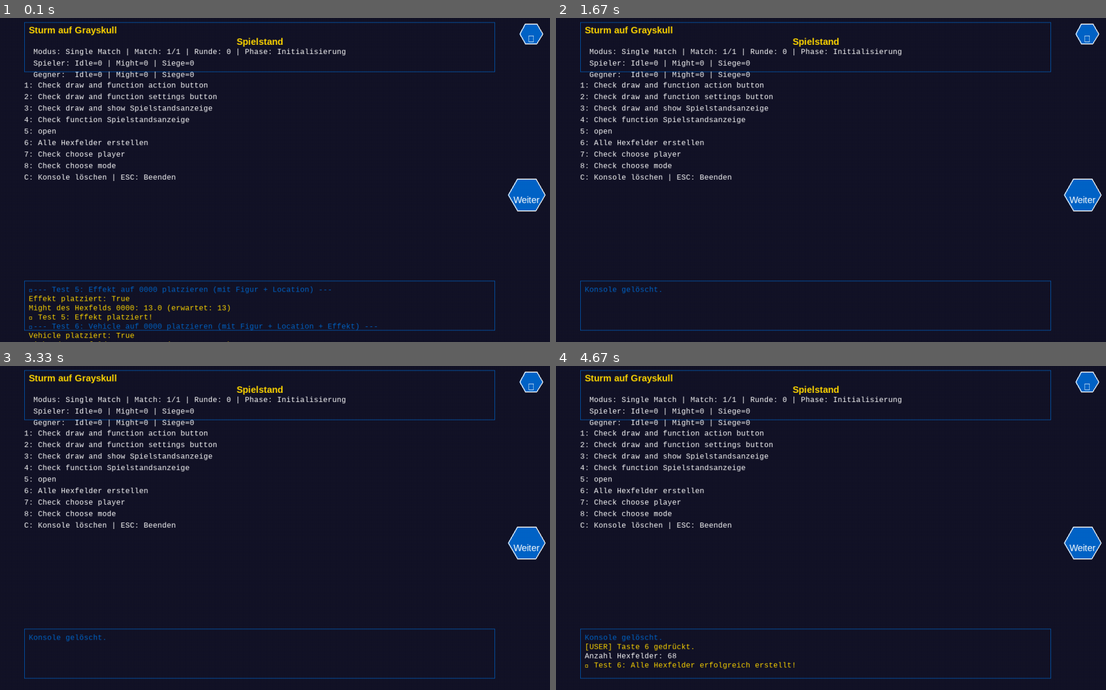
Above: before the commit, frames 1-4 (two rows, left to right).
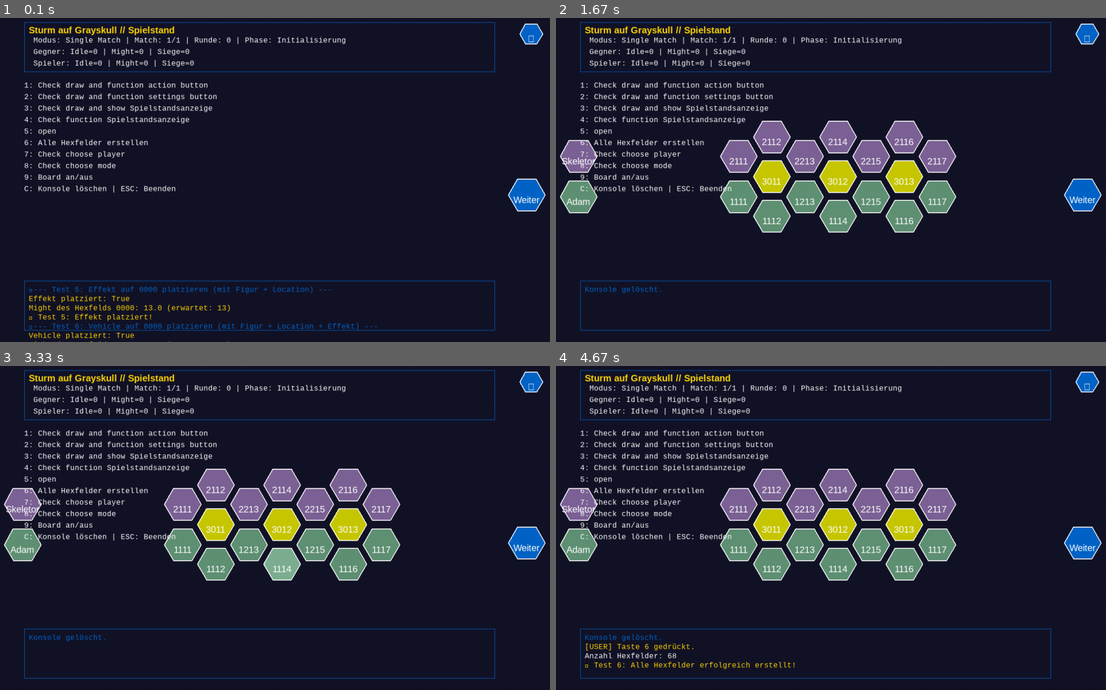
Above: after the commit, the same moments.

Repository: falkstergaming/Assault
Game: pygame game, started from main.py
Same seed, same stepped clock (60 frames per second), same inputs: the game is played once before the commit and once after it.
Inputs (mouse positions are in pixels of both pictures, inside the frame that each line leads up to):
- Up to frame 1 (0.1 s): no input
- Up to frame 2 (1.67 s): hold 9 0.33-0.8 s; move the mouse to (792, 189) at 0.37 s; click (1023, 215) at 0.88 s; tap C at 1.23, 1.53 s; click (814, 215) at 1.25 s
- Up to frame 3 (3.33 s): press the mouse at (467, 563) at 2.03 s; move the mouse to (374, 537) at 2.13 s; release the mouse at (286, 511) at 2.27 s; click (423, 644) at 2.38 s; click (280, 570) at 3.22 s
- Up to frame 4 (4.67 s): click (781, 625) at 3.55 s; tap C at 4.47 s; click (1007, 518) at 4.48 s; tap 6 at 4.55 s

The runs differ from the first frame. In frame 1, 1.7% of the frame differs, in the area x 4-63%, y 2-54%; in frame 2, 12%; in frame 3, 12%, in the area x 0-73%, y 2-67%; in frame 4, 12%.

Commit message:
Board rendering 1xxx bis 3xxx

Diff:
--- /dev/null
+++ b/interfaces/renderer/pygame/components/board_renderer.py
@@ -0,0 +1,248 @@
+"""
+BoardRenderer - Komponente für das Rendern des Spielfelds.
+Zeichnet HexButtons für alle Board-Felder mit korrekten Positionen.
+
+Positionen basieren auf dem alten POC (GlobalConstants.BOARD_POSITIONS).
+"""
+
+import pygame
+from typing import Dict, Optional, Tuple
+from core.game.board import Board
+from core.utils.hex_id import HexID
+from core.utils.global_constants import (
+    COLORS,
+    FACTION_COLORS,
+    HEX_SIZE,
+    HEX_SPACING
+)
+from interfaces.renderer.pygame.components.button import HexButton
+
+
+class BoardRenderer:
+    """
+    Rendert das Spielfeld mit HexButtons für alle Felder.
+
+    - Erstellt HexButtons für 000x, 1xxx, 2xxx, 3xxx Felder
+    - Zeigt Faction-Namen auf 0001/0002 an (Default: Adam/Skeletor)
+    - Zeichnet Idle-Rahmen in Faction-Farbe wenn kontrolliert
+    """
+
+    # Relative Positionen (vom Zentrum aus) - aus altem POC
+    # HEX_HORIZ_DISTANCE = 80 * 1.5 = 120
+    # VERT_OFFSET = 80 * 0.25 = 20
+    # BOARD_CENTER = (600, 400) für 1200x800 Screen
+    # Für 1280x720 Screen: BOARD_CENTER = (640, 360)
+
+    BOARD_POSITIONS = {
+        # Faction Indicator (000x)
+        "0001": {"x": -4.3, "y": 2.2},   # Spieler-Faction (links neben Spieler-Lane)
+        "0002": {"x": -4.3, "y": -2.2},  # Gegner-Faction (links neben Gegner-Lane)
+
+        # Idle-Felder (mittlere Reihe)
+        "3011": {"x": -0.8, "y": 0},
+        "3012": {"x": 0.4, "y": 0},
+        "3013": {"x": 1.6, "y": 0},
+
+        # Gegner-Felder (2xxx)
+        "2111": {"x": -1.4, "y": -2.2},   # unten
+        "2112": {"x": -0.8, "y": -4.3},   # oben
+        "2213": {"x": -0.2, "y": -2.2},   # unten
+        "2114": {"x": 0.4, "y": -4.3},    # oben
+        "2215": {"x": 1.0, "y": -2.2},   # unten
+        "2116": {"x": 1.6, "y": -4.3},    # oben
+        "2117": {"x": 2.2, "y": -2.2},   # unten
+
+        # Spieler-Felder (1xxx)
+        "1111": {"x": -1.4, "y": 2.2},    # unten
+        "1112": {"x": -0.8, "y": 4.3},    # oben
+        "1213": {"x": -0.2, "y": 2.2},    # unten
+        "1114": {"x": 0.4, "y": 4.3},     # oben
+        "1215": {"x": 1.0, "y": 2.2},    # unten
+        "1116": {"x": 1.6, "y": 4.3},     # oben
+        "1117": {"x": 2.2, "y": 2.2},    # unten
+    }
+
+    def __init__(self, board: Board, screen_width: int = 1280, screen_height: int = 720):
+        """
+        Initialisiert den BoardRenderer.
+
+        Args:
+            board: Das Board-Objekt
+            screen_width: Bildschirmbreite (default 1280)
+            screen_height: Bildschirmhöhe (default 720)
+        """
+        self.board = board
+        self.screen_width = screen_width
+        self.screen_height = screen_height
+        self.hex_buttons: Dict[str, HexButton] = {}
+        self.is_visible = False
+
+        # Berechne Board-Zentrum
+        self.board_center_x = screen_width // 2
+        self.board_center_y = screen_height // 2
+
+        # Berechne Distanzen
+        self.hex_horiz_distance = HEX_SIZE["width"] * 1.5  # 120
+        self.vert_offset = HEX_SIZE["height"] * 0.25     # 20
+
+        # Default Factions für 0001/0002
+        self.player_faction = "Adam"
+        self.opponent_faction = "Skeletor"
+
+    def toggle_visibility(self) -> None:
+        """Schaltet die Sichtbarkeit des Boards um."""
+        self.is_visible = not self.is_visible
+
+    def set_factions(self, player_faction: str, opponent_faction: str) -> None:
+        """Setzt die Factions für die Anzeige auf 0001/0002."""
+        self.player_faction = player_faction
+        self.opponent_faction = opponent_faction
+        # Aktualisiere die HexButtons für 0001/0002
+        self._update_faction_buttons()
+
+    def _update_faction_buttons(self) -> None:
+        """Aktualisiert die Text-Beschriftung der Faction-Hexfelder."""
+        if "0001" in self.hex_buttons:
+            self.hex_buttons["0001"].text = self.player_faction
+        if "0002" in self.hex_buttons:
+            self.hex_buttons["0002"].text = self.opponent_faction
+
+    def _calculate_absolute_position(self, hex_id: HexID) -> Tuple[int, int]:
+        """
+        Berechnet die absolute (x, y)-Position für ein Hexfeld.
+
+        Args:
+            hex_id: Die HexID
+
+        Returns:
+            Tuple (x, y) in Pixel-Koordinaten
+        """
+        rel_pos = self.BOARD_POSITIONS.get(hex_id.raw_id)
+        if rel_pos is None:
+            # Standard-Position falls nicht definiert
+            return (0, 0)
+
+        x = self.board_center_x + rel_pos["x"] * self.hex_horiz_distance
+        y = self.board_center_y + rel_pos["y"] * self.vert_offset
+
+        return (int(x), int(y))
+
+    def _get_field_color(self, hex_id: HexID) -> Tuple[int, int, int]:
+        """
+        Bestimmt die Farbe eines Hexfelds basierend auf seinem Bereich.
+
+        Args:
+            hex_id: Die HexID
+
+        Returns:
+            RGB-Farbtuple
+        """
+        # Faction Indicator (0001/0002) - nutzen Faction-Farben
+        if hex_id.raw_id == "0001":
+            return FACTION_COLORS.get(self.player_faction, {}).get("primary", COLORS["primary"])
+        elif hex_id.raw_id == "0002":
+            return FACTION_COLORS.get(self.opponent_faction, {}).get("primary", COLORS["primary"])
+
+        # Idle-Felder (3xxx)
+        elif hex_id.area == 3:
+            return COLORS.get("idle_neutral", (200, 200, 0))
+
+        # Spieler-Felder (1xxx)
+        elif hex_id.area == 1:
+            return FACTION_COLORS.get(self.player_faction, {}).get("primary", (0, 255, 0))
+
+        # Gegner-Felder (2xxx)
+        elif hex_id.area == 2:
+            return FACTION_COLORS.get(self.opponent_faction, {}).get("primary", (128, 0, 128))
+
+        # Default
+        return COLORS["background"]
+
+    def _get_field_text(self, hex_id: HexID) -> str:
+        """
+        Bestimmt den Text für ein Hexfeld.
+
+        Args:
+            hex_id: Die HexID
+
+        Returns:
+            Text-String
+        """
+        # Faction Indicator zeigen Faction-Namen
+        if hex_id.raw_id == "0001":
+            return self.player_faction
+        elif hex_id.raw_id == "0002":
+            return self.opponent_faction
+
+        # Andere Felder zeigen Hex-ID (kurz)
+        return hex_id.raw_id
+
+    def create_hex_buttons(self) -> None:
+        """Erstellt HexButtons für alle relevanten Board-Felder."""
+        for hex_id in self.board._valid_hex_ids:
+            # Nur 000x, 1xxx, 2xxx, 3xxx Felder rendern
+            if hex_id.area not in [0, 1, 2, 3]:
+                continue
+
+            # Nur wenn Position definiert ist
+            if hex_id.raw_id not in self.BOARD_POSITIONS:
+                continue
+
+            x, y = self._calculate_absolute_position(hex_id)
+            color = self._get_field_color(hex_id)
+            text = self._get_field_text(hex_id)
+
+            # HexButton erstellen (Größe = HEX_SIZE["width"])
+            button = HexButton(
+                x=x - HEX_SIZE["width"] // 2,  # Zentrieren
+                y=y - HEX_SIZE["height"] // 2,
+                size=HEX_SIZE["width"],
+                color=color,
+                text=text,
+                hex_id=hex_id.raw_id
+            )
+            self.hex_buttons[hex_id.raw_id] = button
+
+    def render(self, surface: pygame.Surface) -> None:
+        """
+        Rendert alle HexButtons auf die Oberfläche.
+
+        Args:
+            surface: Pygame-Oberfläche
+        """
+        if not self.is_visible:
+            return
+
+        # Alle HexButtons zeichnen
+        for button in self.hex_buttons.values():
+            button.render(surface)
+
+        # Idle-Rahmen zeichnen (falls kontrolliert)
+        self._draw_idle_controls(surface)
+
+    def _draw_idle_controls(self, surface: pygame.Surface) -> None:
+        """Zeichnet farbige Rahmen um kontrollierte Idle-Felder."""
+        for idle_id in ["3011", "3012", "3013"]:
+            controller = self.board.get_idle_controller(HexID(idle_id))
+            if controller and idle_id in self.hex_buttons:
+                button = self.hex_buttons[idle_id]
+                faction_color = FACTION_COLORS.get(controller, {}).get("primary", COLORS["highlight"])
+                # Rahmen um das Hexagon zeichnen
+                pygame.draw.polygon(surface, faction_color, button.points, 3)
+
+    def handle_event(self, event: pygame.event.Event) -> bool:
+        """
+        Behandelt Events für HexButtons.
+        Gibt True zurück, wenn ein Button geklickt wurde.
+        """
+        if not self.is_visible:
+            return False
+
+        for button in self.hex_buttons.values():
+            if button.handle_event(event):
+                return True
+        return False
+
+    def get_button(self, hex_id: str) -> Optional[HexButton]:
+        """Gibt den HexButton für eine Hex-ID zurück."""
+        return self.hex_buttons.get(hex_id)
--- a/interfaces/renderer/pygame/components/game_status.py
+++ b/interfaces/renderer/pygame/components/game_status.py
@@ -91,6 +91,12 @@
         """
         Rendert die Spielstandsanzeige auf der Oberfläche.
 
+        Layout:
+        - Zeile 1: Titel + Spielstandsbezeichnung (z.B. "Sturm auf Grayskull // Spielstand")
+        - Zeile 2: Modus, Match, Runde, Phase
+        - Zeile 3: Gegner-Stats (oben)
+        - Zeile 4: Spieler-Stats (unten)
+
         Args:
             surface: Pygame-Oberfläche zum Zeichnen
         """
@@ -108,44 +114,41 @@
         lang = self.settings.language if self.settings else "en"
         t = TRANSLATIONS.get(lang, TRANSLATIONS["en"])
 
-        # --- Titel ---
-        # Game Title (klein, oben links)
-        game_title_surface = self.title_font.render(t["game_title"], True, COLORS["highlight"])
-        game_title_x = self.x + 10
-        surface.blit(game_title_surface, (game_title_x, self.y + 5))
+        # --- Zeile 1: Titel + Spielstandsbezeichnung ---
+        # Kombinierter Text: "Sturm auf Grayskull // Spielstand"
+        title_text = f"{t['game_title']} // {t['stats_title']}"
+        title_surface = self.title_font.render(title_text, True, COLORS["highlight"])
+        title_x = self.x + 10
+        title_y = self.y + 5
+        surface.blit(title_surface, (title_x, title_y))
 
-        # Stats Title (zentriert)
-        stats_title_surface = self.title_font.render(t["stats_title"], True, COLORS["highlight"])
-        stats_title_x = self.x + self.display_width // 2 - stats_title_surface.get_width() // 2
-        surface.blit(stats_title_surface, (stats_title_x, self.y + 30))
-
-        # --- Erste Zeile: Modus, Match, Runde, Phase ---
-        line1_parts = [
+        # --- Zeile 2: Modus, Match, Runde, Phase ---
+        line2_parts = [
             f"{t['mode']}: {self.game_data['modus']}",
             f"{t['match']}: {self.game_data['match_count']}",
             f"{t['round']}: {self.game_data['round_count']}",
             f"{t['phase']}: {self.game_data['phase']}"
         ]
-        line1_text = " | ".join(line1_parts)
-        line1_surface = self.stat_font.render(line1_text, True, COLORS["text"])
-        line1_x = self.x + 20
-        line1_y = self.y + 55
-        surface.blit(line1_surface, (line1_x, line1_y))
+        line2_text = " | ".join(line2_parts)
+        line2_surface = self.stat_font.render(line2_text, True, COLORS["text"])
+        line2_x = self.x + 20
+        line2_y = title_y + 25
+        surface.blit(line2_surface, (line2_x, line2_y))
 
-        # --- Zweite Zeile: SpielerStats ---
+        # --- Zeile 3: GegnerStats (oben) ---
+        opponent_text = (f"{t['opponent']}: {t['idle']}={self.game_data['opponent']['idle_count']} | "
+                       f"{t['might']}={self.game_data['opponent']['might']} | "
+                       f"{t['wins']}={self.game_data['opponent']['matches_won']}")
+        opponent_surface = self.stat_font.render(opponent_text, True, COLORS["text"])
+        opponent_x = self.x + 20
+        opponent_y = line2_y + 25
+        surface.blit(opponent_surface, (opponent_x, opponent_y))
+
+        # --- Zeile 4: SpielerStats (unten) ---
         player_text = (f"{t['player']}: {t['idle']}={self.game_data['player']['idle_count']} | "
                       f"{t['might']}={self.game_data['player']['might']} | "
                       f"{t['wins']}={self.game_data['player']['matches_won']}")
         player_surface = self.stat_font.render(player_text, True, COLORS["text"])
         player_x = self.x + 20
-        player_y = line1_y + 25
+        player_y = opponent_y + 25
         surface.blit(player_surface, (player_x, player_y))
-
-        # --- Dritte Zeile: GegnerStats ---
-        opponent_text = (f"{t['opponent']}:  {t['idle']}={self.game_data['opponent']['idle_count']} | "
-                       f"{t['might']}={self.game_data['opponent']['might']} | "
-                       f"{t['wins']}={self.game_data['opponent']['matches_won']}")
-        opponent_surface = self.stat_font.render(opponent_text, True, COLORS["text"])
-        opponent_x = self.x + 20
-        opponent_y = player_y + 25
-        surface.blit(opponent_surface, (opponent_x, opponent_y))
--- a/simulation.py
+++ b/simulation.py
@@ -28,6 +28,7 @@
 from interfaces.renderer.pygame.components.game_status import GameStatusDisplay
 from interfaces.renderer.pygame.components.settings_menu import SettingsMenu
 from core.tests.init_test import InitTest
+from interfaces.renderer.pygame.components.board_renderer import BoardRenderer
 
 # --- JSON-Daten laden (mit globalen Konstanten) ---
 # Basisverzeichnis (Ordner der simulation.py)
@@ -86,6 +87,7 @@
     "6: Alle Hexfelder erstellen",
     "7: Check choose player",
     "8: Check choose mode",
+    "9: Board an/aus",
     "C: Konsole löschen | ESC: Beenden"
 ]
 
@@ -107,6 +109,10 @@
 
     # Board initialisieren
     board = Board()
+
+    # BoardRenderer erstellen (erst später aktiviert mit Taste 9)
+    board_renderer = BoardRenderer(board, SCREEN_WIDTH, SCREEN_HEIGHT)
+    board_renderer.create_hex_buttons()
 
     # Screen und Console erstellen
     screen = Screen(SCREEN_WIDTH, SCREEN_HEIGHT)
@@ -167,7 +173,7 @@
 
     # --- Konsolenausgabe im Fenster ---
     console.log("=== Sturm auf Grayskull - Kern-Tests ===", COLORS["highlight"])
-    console.log("Drücke 1-8 für Tests, C zum Löschen, ESC zum Beenden", COLORS["primary"])
+    console.log("Drücke 1-8 für Tests, 9 für Board an/aus, C zum Löschen, ESC zum Beenden", COLORS["primary"])
 
     # --- Init-Tests vorbereiten ---
     init_test = InitTest(board, console, screen, figuren, eterniaorte, effekte, fahrzeuge)
@@ -180,6 +186,9 @@
     while running:
         # --- Hintergrund und UI rendern ---
         screen.render()
+
+        # --- Board rendern (falls aktiviert mit Taste 9) ---
+        board_renderer.render(screen.get_surface())
 
         # --- Settings-Menü rendern (falls aktiv) ---
         settings_menu.render(screen.get_surface())
@@ -239,8 +248,15 @@
                         opponent={"idle_count": 1, "might": 30, "matches_won": 0}
                     )
                     console.log("✅ Test 4: Spielstandsanzeige aktualisiert mit Testdaten!", COLORS["highlight"])
+                elif event.key == K_9:
+                        console.log("[USER] Taste 9 gedrückt: Board an/aus", COLORS["highlight"])
+                        board_renderer.toggle_visibility()
+                        status = "AKTIVIERT" if board_renderer.is_visible else "DEAKTIVIERT"
+                        console.log(f"Board-Rendering: {status}", COLORS["highlight"])
             # --- Button-Events behandeln ---
             screen.handle_event(event)
+            # Board-Button Events
+            board_renderer.handle_event(event)
 
         pygame.display.flip()
         clock.tick(30)
